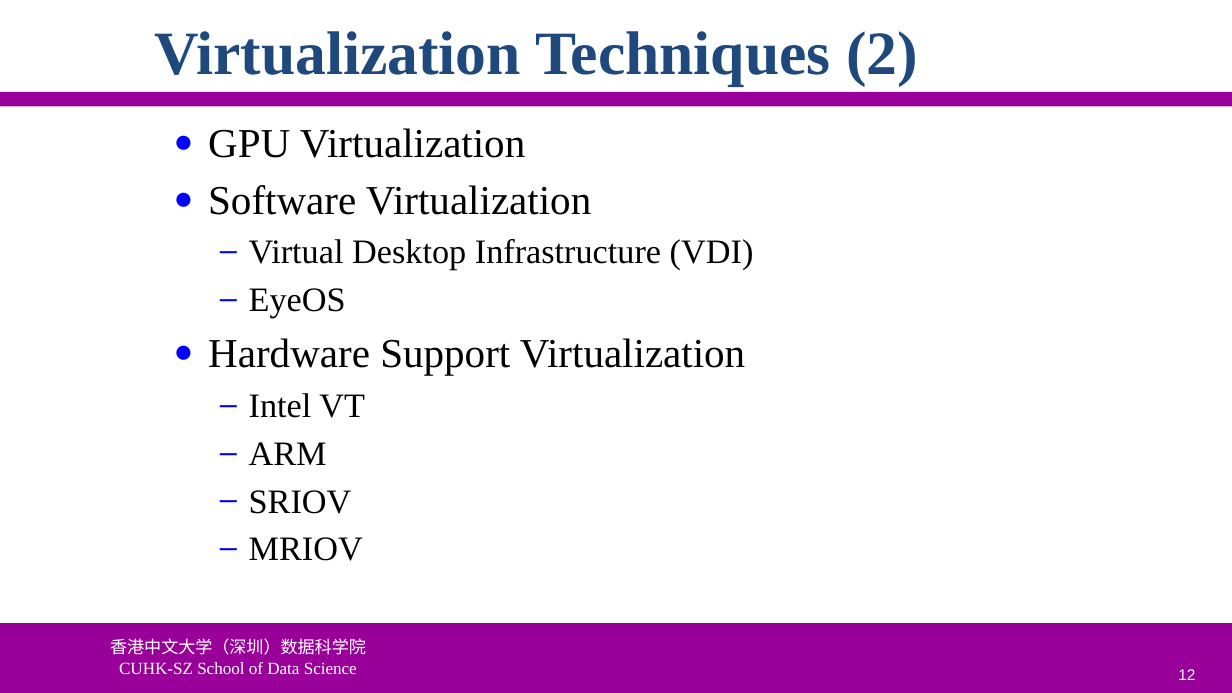
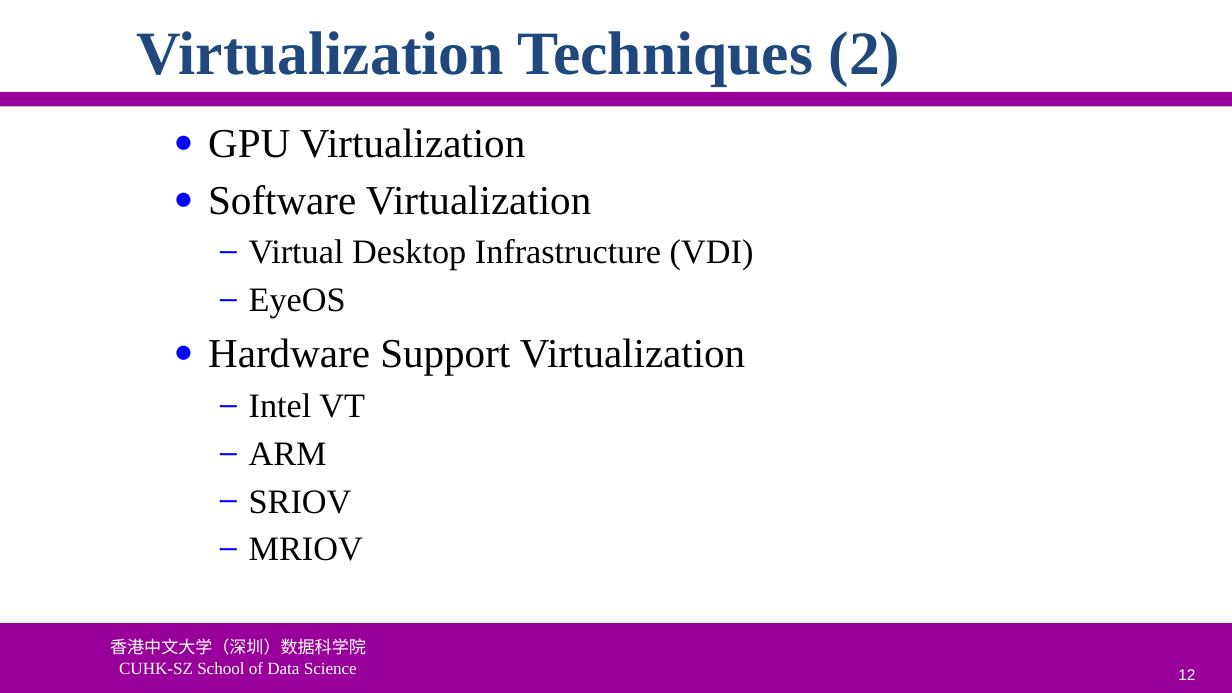
Before and after one commit to ychung1103/ychung1103.github.io, a slide deck: slide 12 of Slides/CSC6103/VT-01 Virtualization Introduction.pptx. Drawn at 1232x693 pixels with LibreOffice and Linux fonts; fonts in the diff are those of the drawing; background and template pictures are left out. Boxes give left, top, right and bottom in pixels: in the first picture for what was removed or moved away, otherwise in the second. Text is boxed around its words. In the diff, an @@ line names an element or a change of style, - is before the commit and + after.

```diff
--- a/Slides/CSC6103/VT-01 Virtualization Introduction.pptx
+++ b/Slides/CSC6103/VT-01 Virtualization Introduction.pptx
@@ title "Virtualization Techniques (2)": place and size @@
-title "Virtualization Techniques (2)" at [154, 31, 918, 85]
+title "Virtualization Techniques (2)" at [137, 31, 901, 85]
```
Also in this commit, not shown: 1 other slide changed, 2 other files.
